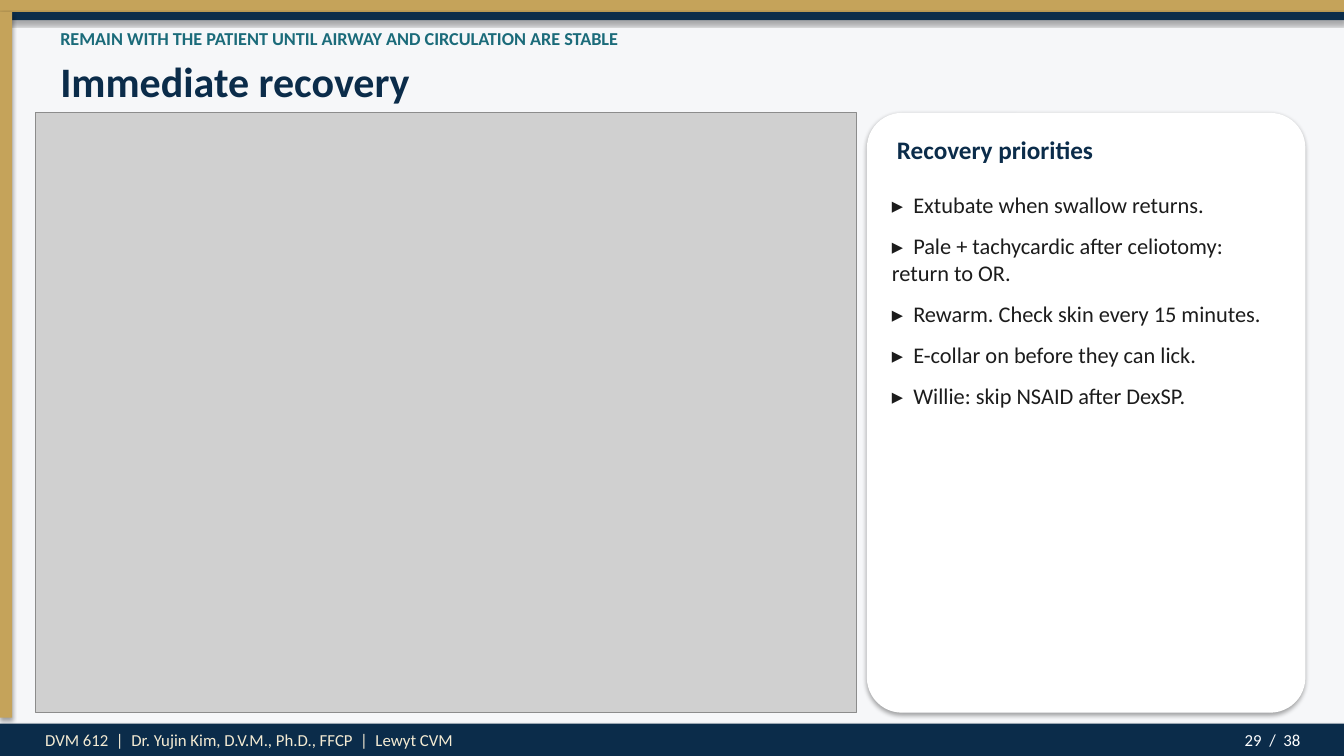
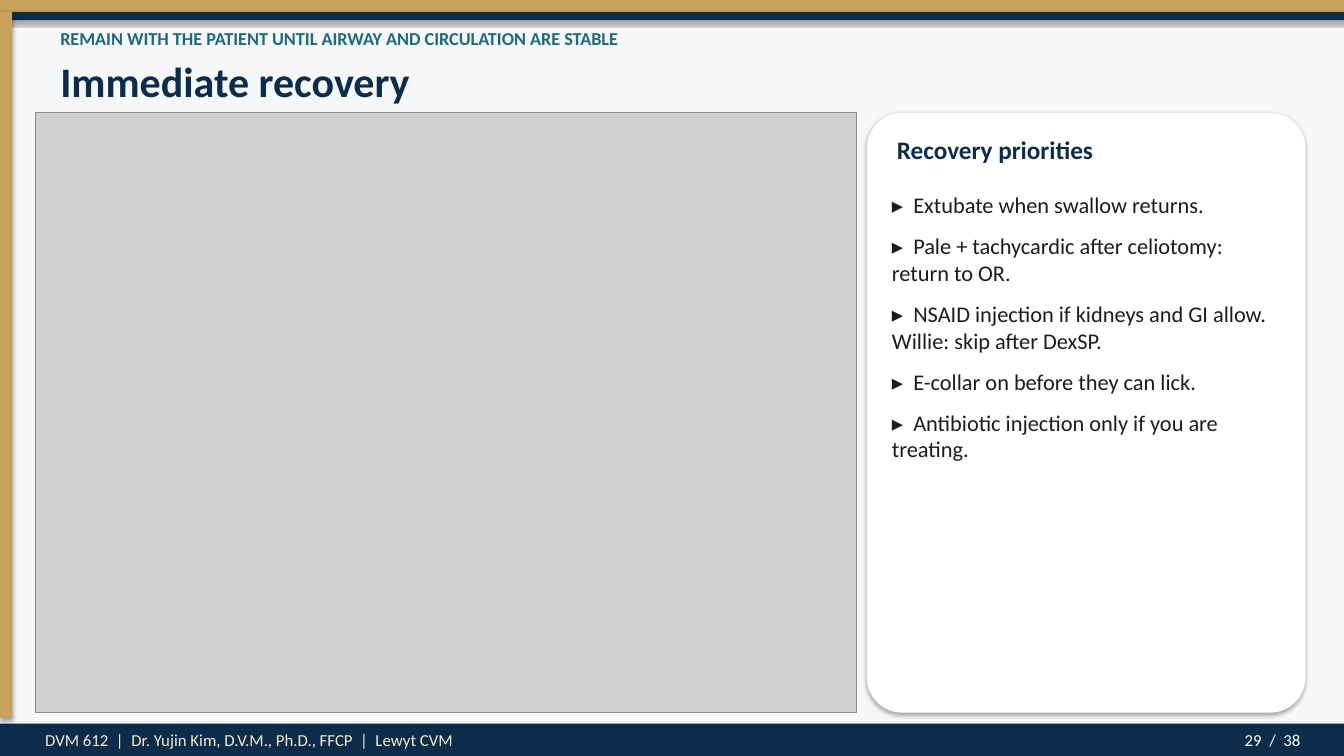
Before and after one commit to drkimvet/happycare, a slide deck: slide 29 of lectures/DVM-612_Week4_Preop_PatientPrep_Postop.pptx. Drawn at 1344x756 pixels with LibreOffice and Linux fonts; fonts in the diff are those of the drawing; grey boxes stand for pictures. Boxes give left, top, right and bottom in pixels: in the first picture for what was removed or moved away, otherwise in the second. Text is boxed around its words. In the diff, an @@ line names an element or a change of style, - is before the commit and + after.

```diff
--- a/lectures/DVM-612_Week4_Preop_PatientPrep_Postop.pptx
+++ b/lectures/DVM-612_Week4_Preop_PatientPrep_Postop.pptx
@@ text at (892, 306, 1266, 353): text changed @@
-▸ Rewarm. Check skin every 15 minutes.
+▸ NSAID injection if kidneys and GI allow. Willie: skip after DexSP.
@@ text at (892, 415, 1218, 461): text changed @@
-▸ Willie: skip NSAID after DexSP.
+▸ Antibiotic injection only if you are treating.
```
Also in this commit, not shown: 8 other slides changed, 1 slide added, 1 slide removed, 2 other files.
